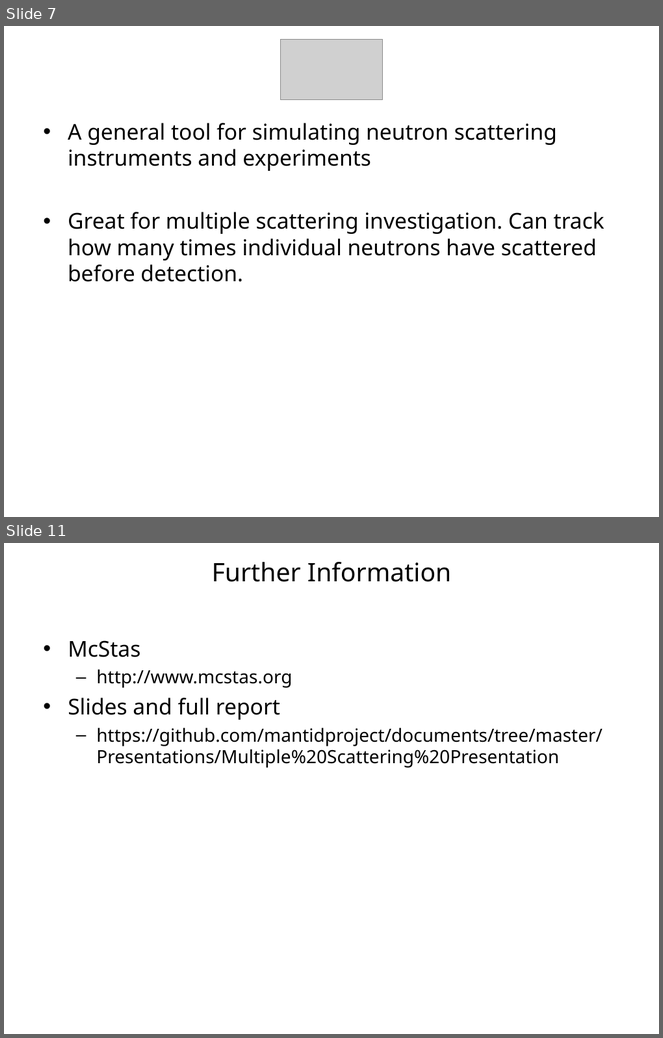
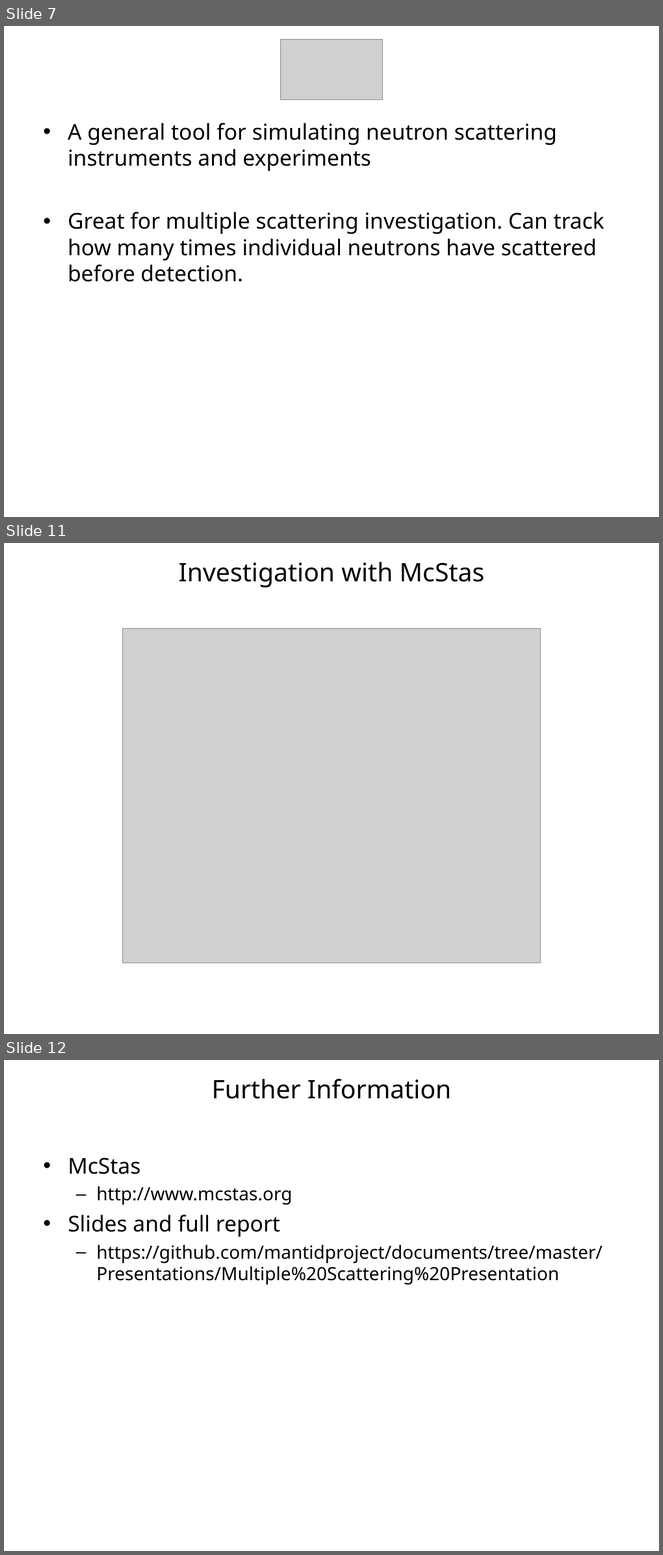
Before and after one commit to mantidproject/documents, a slide deck: Presentations/Multiple Scattering Presentation/Investigating multiple scattering with McStas.ppt. Shown one above the other, each under a label of ours: slides 7 and 11 before the commit, slides 7, 11 and 12 after it; the slides between them are not shown. The pictures are 663x1038 and 663x1555 pixels, drawn with LibreOffice and Linux fonts; fonts in the diff are those of the drawing; grey boxes stand for pictures; background and template pictures are left out. Boxes give left, top, right and bottom in pixels: in the first picture for what was removed or moved away, otherwise in the second. Text is boxed around its words. In the diff, an @@ line names an element or a change of style, - is before the commit and + after.

```diff
--- a/Presentations/Multiple Scattering Presentation/Investigating multiple scattering with McStas.ppt
+++ b/Presentations/Multiple Scattering Presentation/Investigating multiple scattering with McStas.ppt
@@ slide 11 added at (4, 543, 659, 1034), background #FFFFFF @@
@@ title added at (179, 562, 485, 588), 28 pt, text #000000 @@
+Investigation with McStas
@@ picture added at (122, 629, 541, 963) @@
@@ what was slide 11 is now slide 12 @@
```
Also in this commit, not shown: 5 slides changed, 3 other slides added, 1 slide removed.
